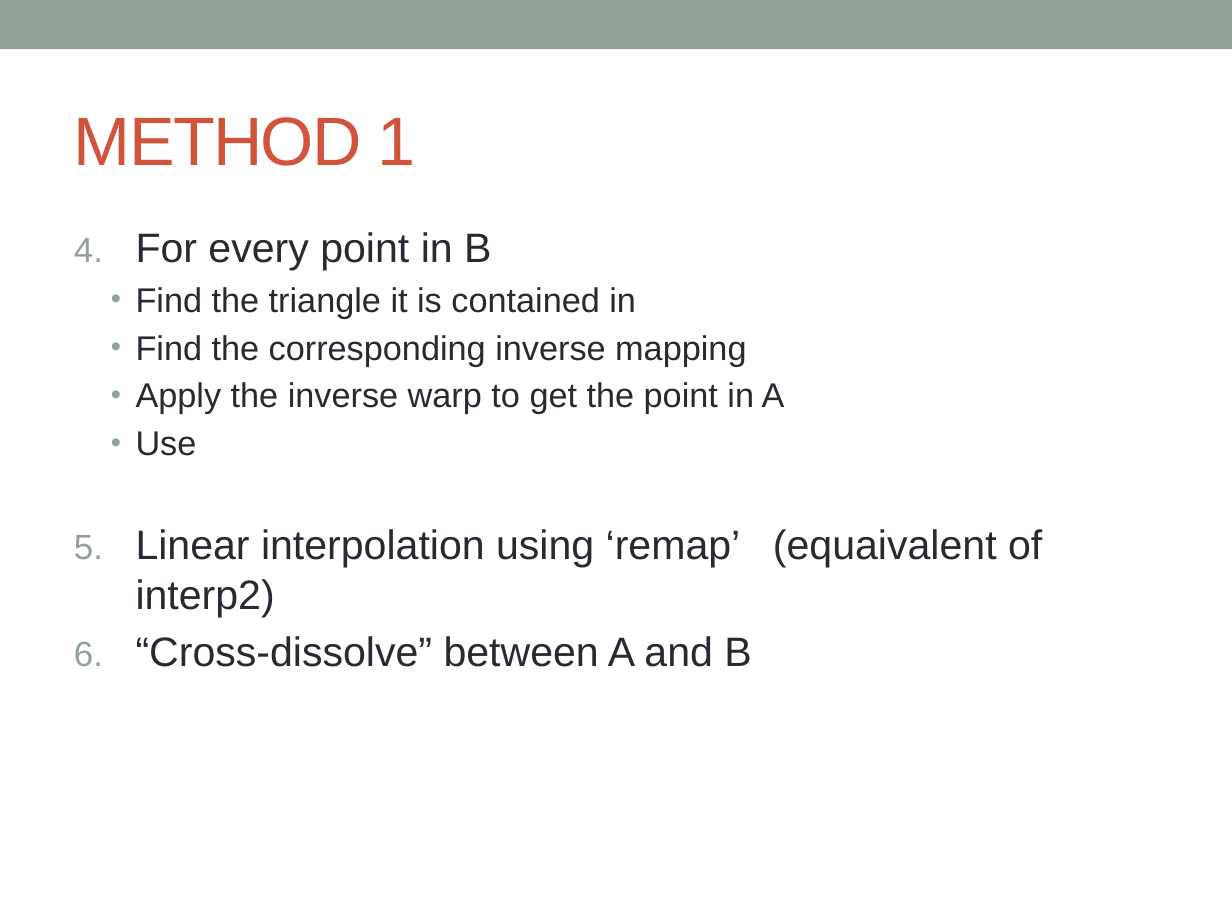
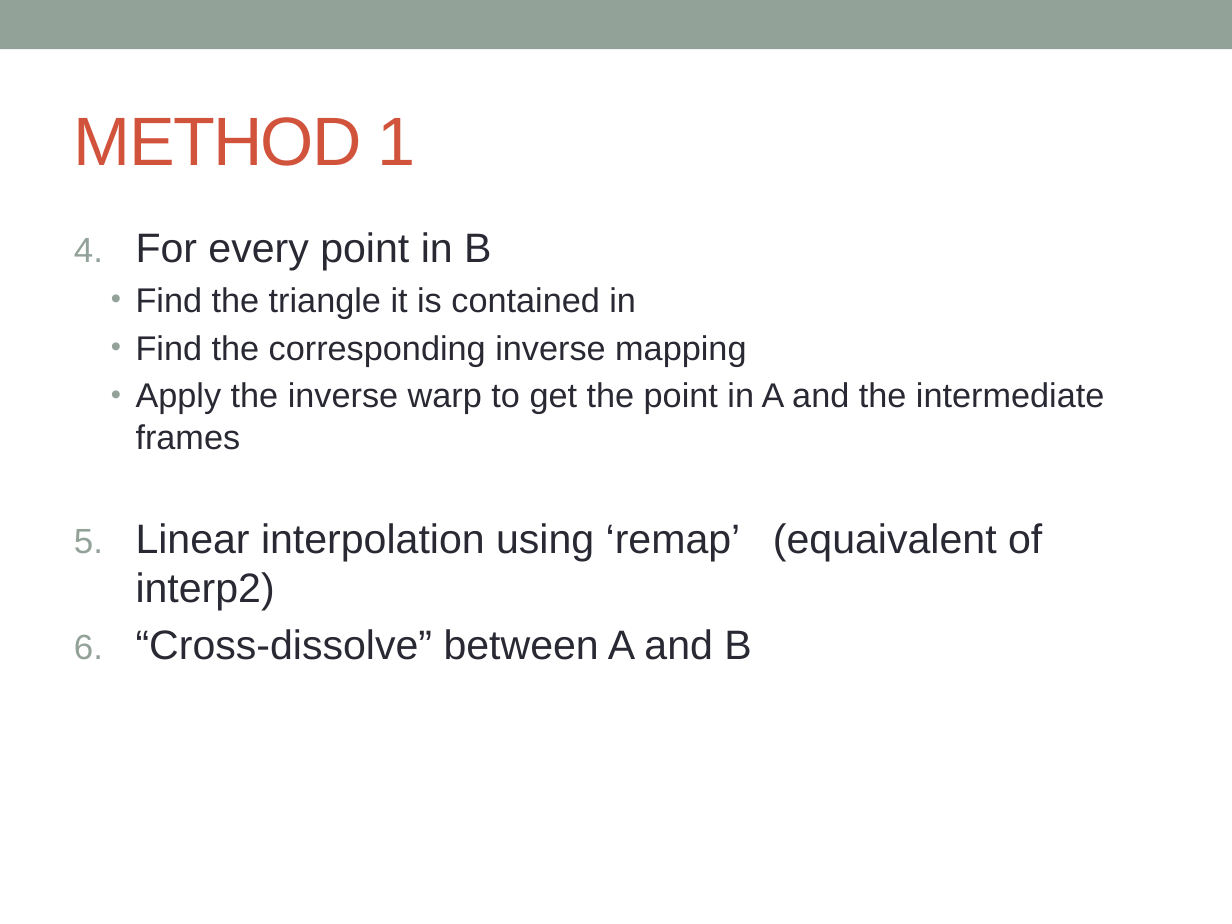
Before and after one commit to sourabhd/ProjPres, a slide deck: slide 3 of presentation/SloMo.pptx (slide 4 before the commit). Drawn at 1232x924 pixels with LibreOffice and Linux fonts; fonts in the diff are those of the drawing. Boxes give left, top, right and bottom in pixels: in the first picture for what was removed or moved away, otherwise in the second. Text is boxed around its words. In the diff, an @@ line names an element or a change of style, - is before the commit and + after.

```diff
--- a/presentation/SloMo.pptx
+++ b/presentation/SloMo.pptx
@@ text at (136,382,1104,450): text changed @@
-  • Apply the inverse warp to get the point in A
-  • Use
+  • Apply the inverse warp to get the point in A and the intermediate frames
```
Also in this commit, not shown: 1 other slide changed, 12 slides added, 1 slide removed.
